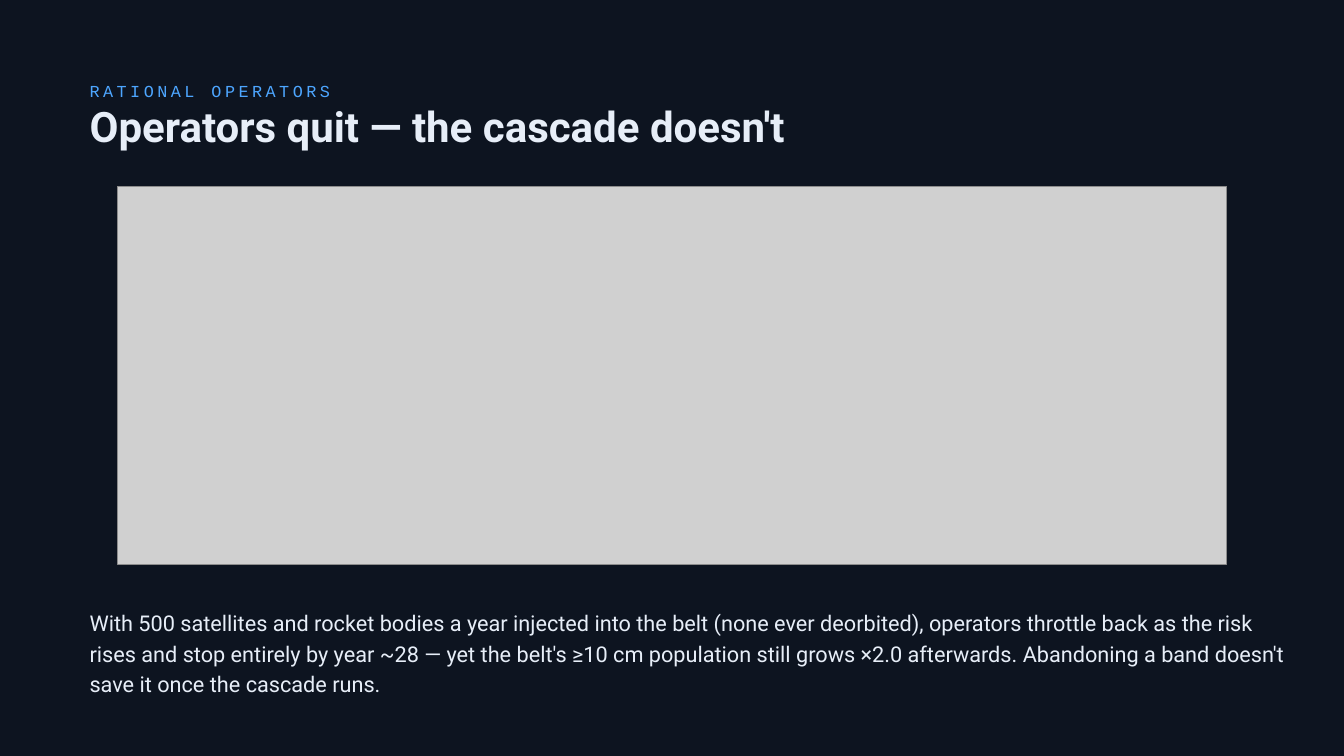
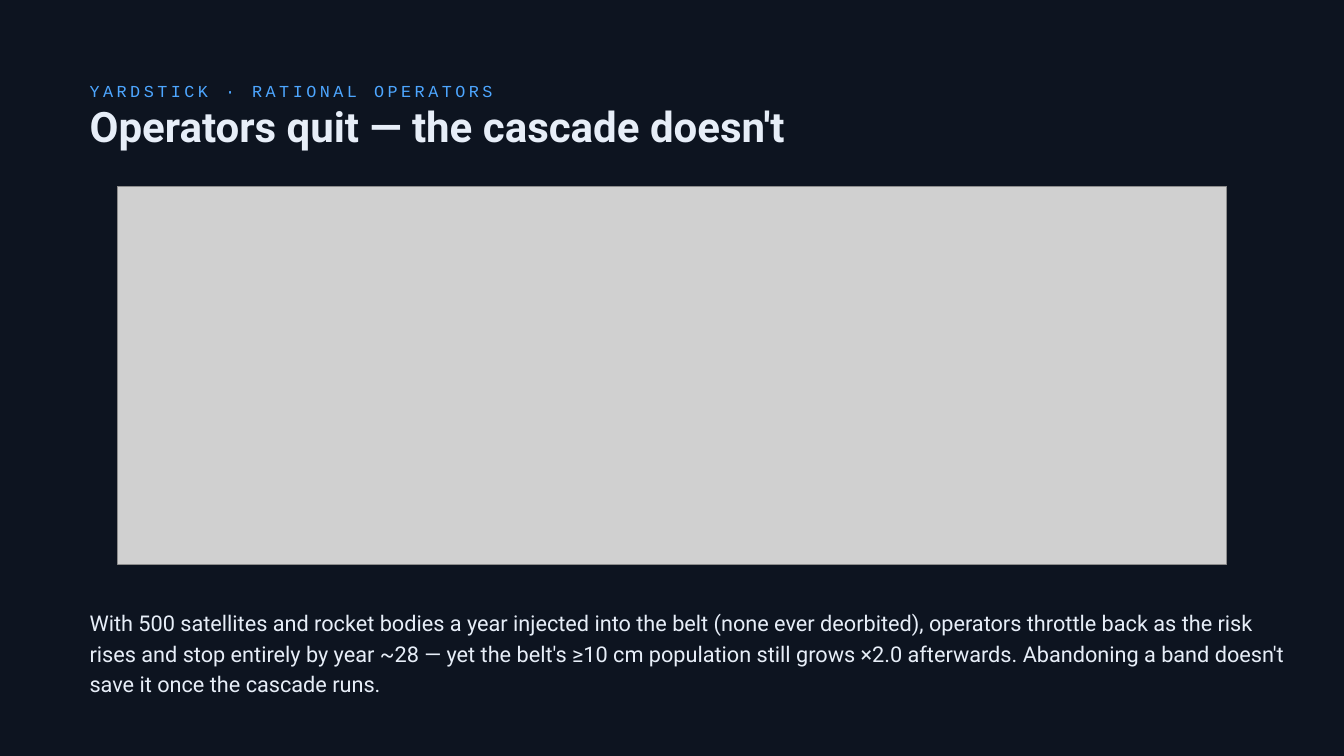
Before and after one commit to TimKadyrov/DebrisCascade, a slide deck: slide 16 of Barrel of Nails — Kessler Study.pptx (slide 15 before the commit). Drawn at 1344x756 pixels with LibreOffice and Linux fonts; fonts in the diff are those of the drawing; grey boxes stand for pictures. Boxes give left, top, right and bottom in pixels: in the first picture for what was removed or moved away, otherwise in the second. Text is boxed around its words. In the diff, an @@ line names an element or a change of style, - is before the commit and + after.

Commit message:
Frame the barrel against a yardstick: why ask, bridge slide, two-part verdict
Readers could ask why a barrel study ends on orbital traffic. The deck now
says so explicitly:
- Title and debate slides give the reason to ask: a barrel is the cheapest
  debris weapon (no guidance, no interceptor), worth a number.
- New slide 14 "If not the barrel, what would?": one metric for every
  source (extra >=10 cm belt objects after 50 yr vs adding nothing):
  barrel ~17, ASAT ~380, barrel ceiling ~1,800, 50/yr never deorbited
  ~12,000, 500/yr ~710,000. Chart: viz deck_yardstick.png.
- Traffic slides 15-18 carry "YARDSTICK ·" kickers.
- Verdict split into "The barrel" and "What does".
SUMMARY gains the same framing and a yardstick table.

```diff
--- a/Barrel of Nails — Kessler Study.pptx
+++ b/Barrel of Nails — Kessler Study.pptx
@@ text at (90, 85, 492, 97): text changed @@
-RATIONAL OPERATORS
+YARDSTICK · RATIONAL OPERATORS
```
Also in this commit, not shown: 6 other slides changed, 1 slide added, 3 other files.
